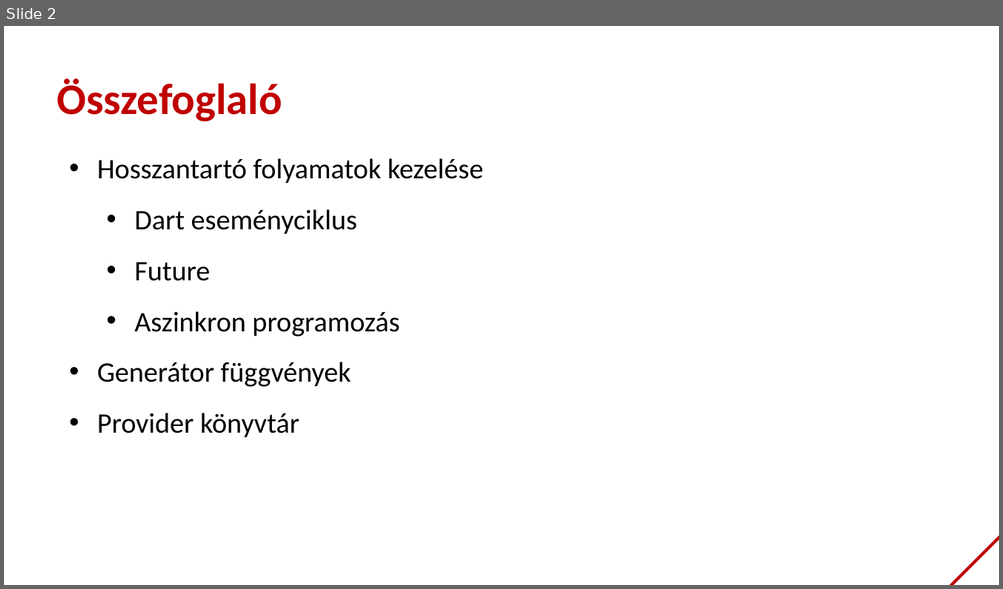
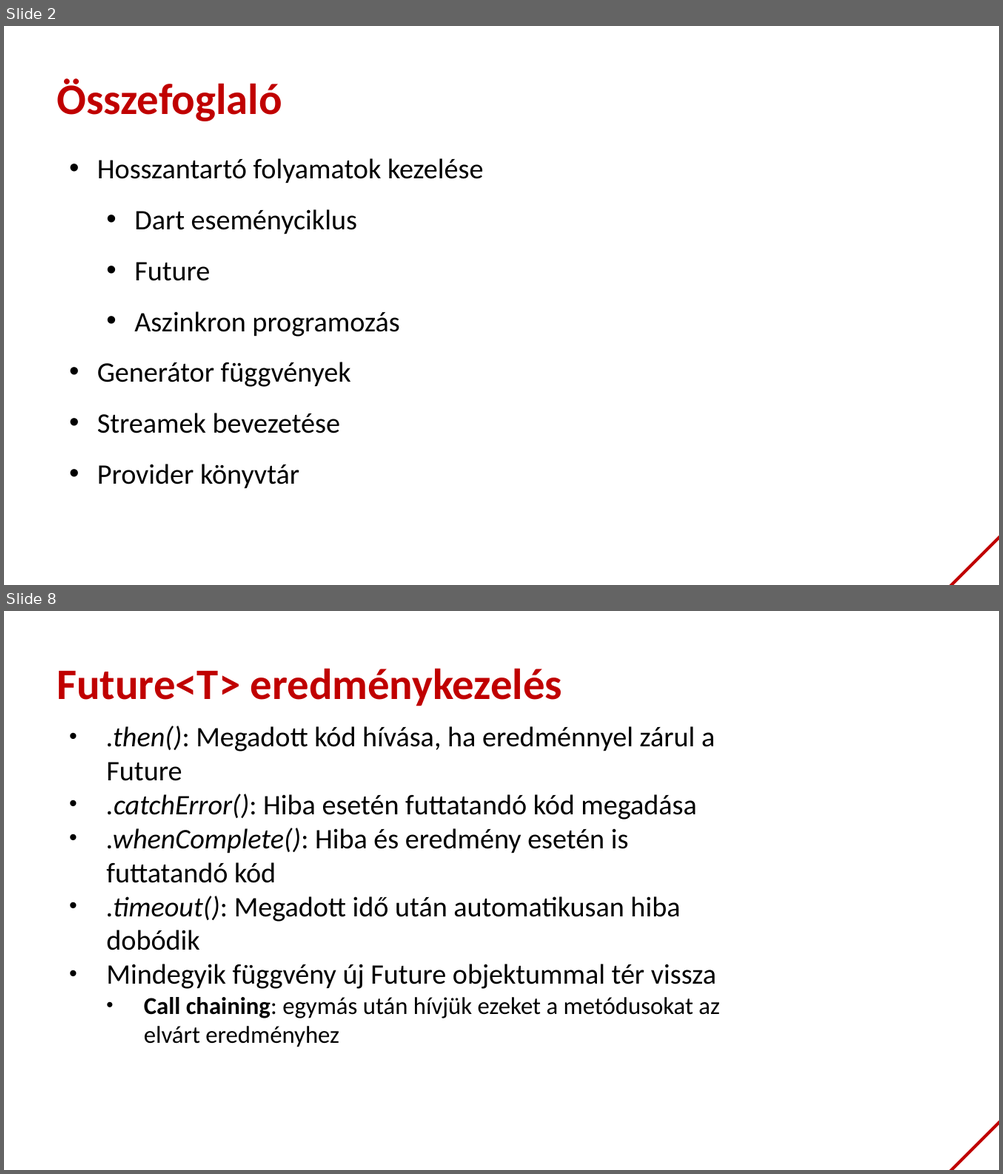
Before and after one commit to bmeaut/VIAUAV45, a slide deck: extras/lecture_05_2021.pptx. Shown one above the other, each under a label of ours: slide 2 before the commit, slides 2 and 8 after it; the slides between them are not shown. The pictures are 1003x589 and 1003x1174 pixels, drawn with LibreOffice and Linux fonts; fonts in the diff are those of the drawing; background and template pictures are left out. Boxes give left, top, right and bottom in pixels: in the first picture for what was removed or moved away, otherwise in the second. Text is boxed around its words. In the diff, an @@ line names an element or a change of style, - is before the commit and + after.

```diff
--- a/extras/lecture_05_2021.pptx
+++ b/extras/lecture_05_2021.pptx
@@ slide 8 added at [4, 611, 999, 1170], background #FFFFFF; not listed: 1 template element that a slide beside it also shows @@
@@ text added at [57, 668, 563, 706], 42 pt, text #C00000, bold @@
+Future<T> eredménykezelés
@@ text added at [106, 726, 720, 1048], 27.3 pt, text #000000 @@
+• .then(): Megadott kód hívása, ha eredménnyel zárul a Future
+• .catchError(): Hiba esetén futtatandó kód megadása
+• .whenComplete(): Hiba és eredmény esetén is futtatandó kód
+• .timeout(): Megadott idő után automatikusan hiba dobódik
+• Mindegyik függvény új Future objektummal tér vissza
+  • Call chaining: egymás után hívjük ezeket a metódusokat az elvárt eredményhez
@@ slide 2 changed as well @@
@@ text at [97, 413, 340, 434]: paragraph added @@
+• Streamek bevezetése
```
Also in this commit, not shown: 6 other slides changed, 30 other slides added, 7 slides removed.
